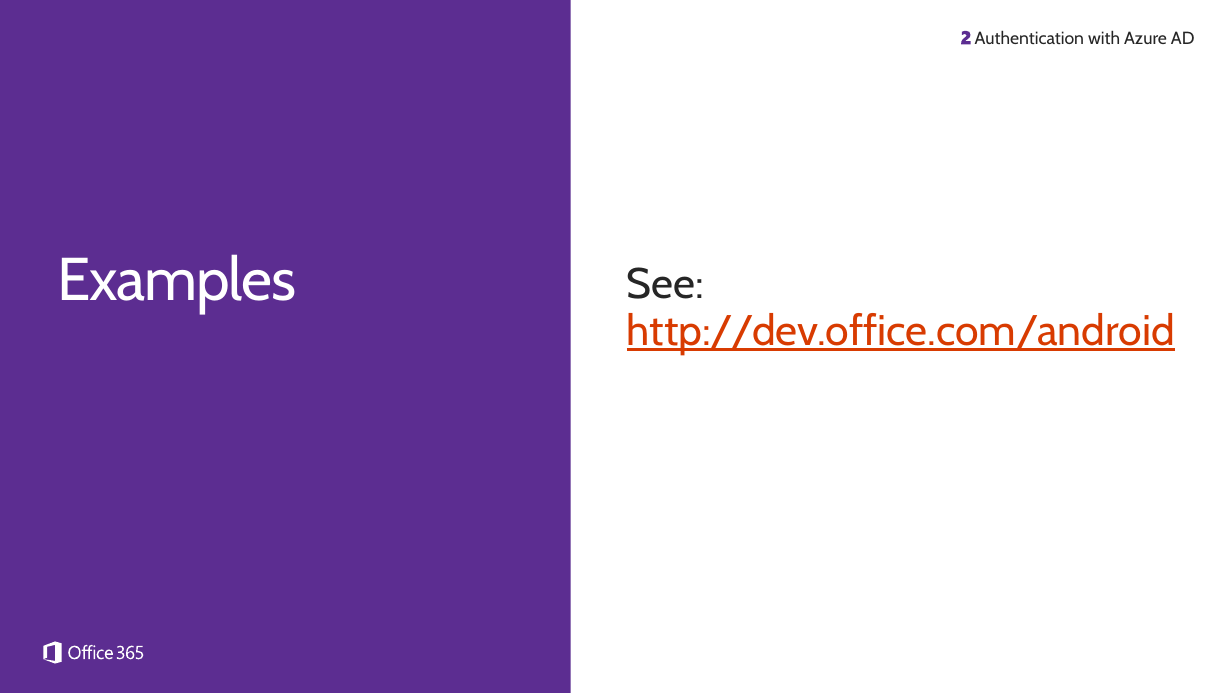
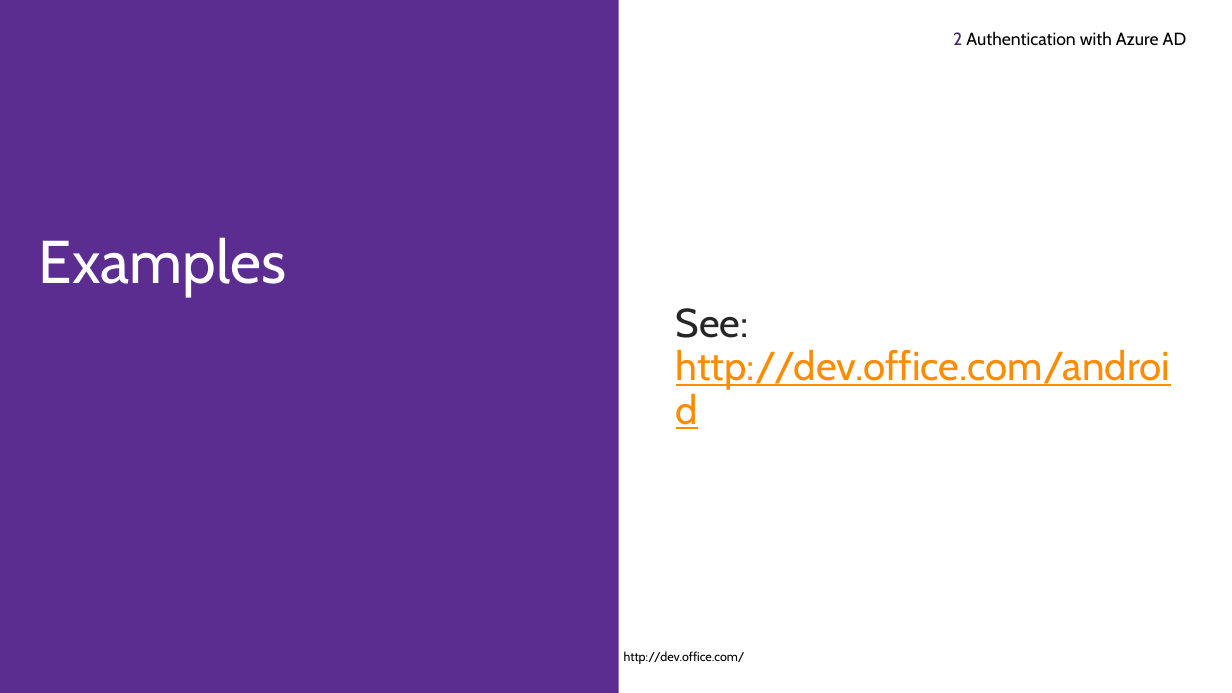
Before and after one commit to fabbbiob/TrainingContent, a slide deck: slide 17 of O3654/O3654-4 Native Android Development with Office 365 APIs/O3654-4 Deep dive into native Android Development with Office 365 APIs.pptx. Drawn at 1232x693 pixels with LibreOffice and Linux fonts; fonts in the diff are those of the drawing; background and template pictures are left out. Boxes give left, top, right and bottom in pixels: in the first picture for what was removed or moved away, otherwise in the second. Text is boxed around its words. In the diff, an @@ line names an element or a change of style, - is before the commit and + after.

Commit message:
Updated slide decks to new theme

```diff
--- a/O3654/O3654-4 Native Android Development with Office 365 APIs/O3654-4 Deep dive into native Android Development with Office 365 APIs.pptx
+++ b/O3654/O3654-4 Native Android Development with Office 365 APIs/O3654-4 Deep dive into native Android Development with Office 365 APIs.pptx
@@ rectangle removed at [0,0,571,693] @@
@@ rectangle added at [0,0,619,693], fill #5C2D91 @@
@@ text "2 Authentication with Azure AD" at [953,31,1187,46]: vertical alignment top to middle @@
@@ text at [953,31,1187,46]: text changed; text colour #262626 to #000000 @@
-Authentication with Azure AD
+2 Authentication with Azure AD
@@ freeform shape removed at [961,31,970,44] @@
@@ text "Examples": place and size @@
-text "Examples" at [58,254,296,313]
+text "Examples" at [39,237,286,296]
@@ text "Examples" at [39,237,286,296]: letter spacing -1 to 0 pt; more space between paragraphs @@
@@ text "See: http://dev.office.com/android": place and size @@
-text "See: http://dev.office.com/android" at [627,267,1175,355]
+text "See: http://dev.office.com/android" at [676,308,1170,390]
@@ text "See: http://dev.office.com/android" at [676,308,1170,390]: size 34 to 32 pt; text colour #D83B01 to #FF8C00 in "http://dev.office.com/android"; less space between paragraphs @@
@@ freeform shape removed at [43,641,143,663] @@
@@ text added at [624,651,745,664], 10 pt, text #000000 @@
+http://dev.office.com/
```
Also in this commit, not shown: 35 other slides changed, 3 slides added, 3 slides removed, 4 other files.
